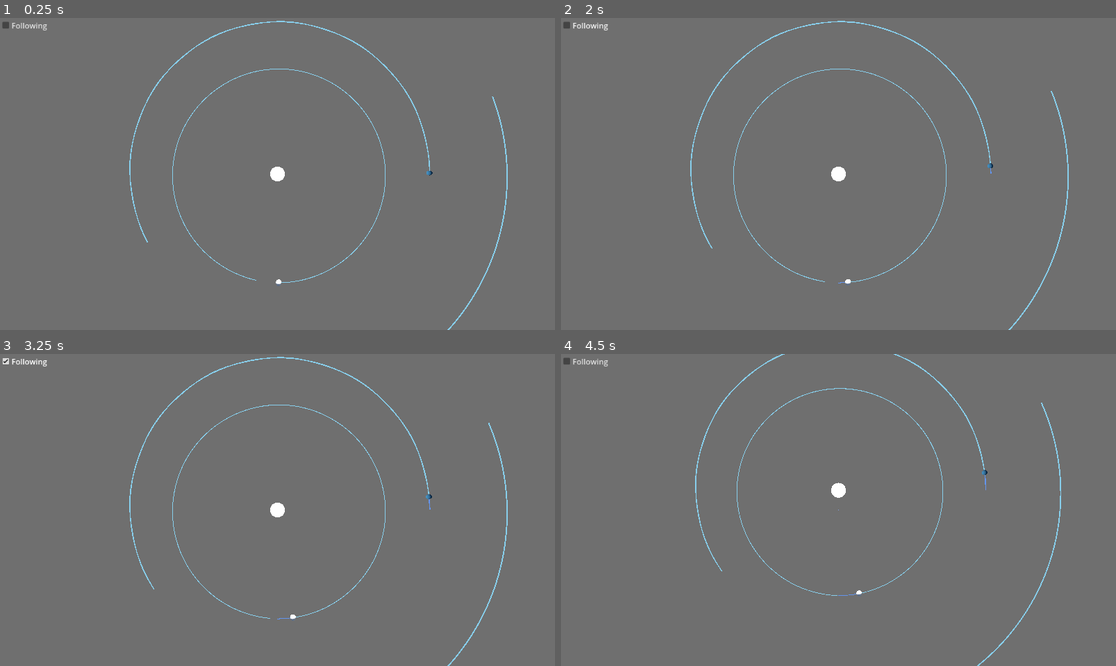
Above: before the commit, frames 1-4 (two rows, left to right).
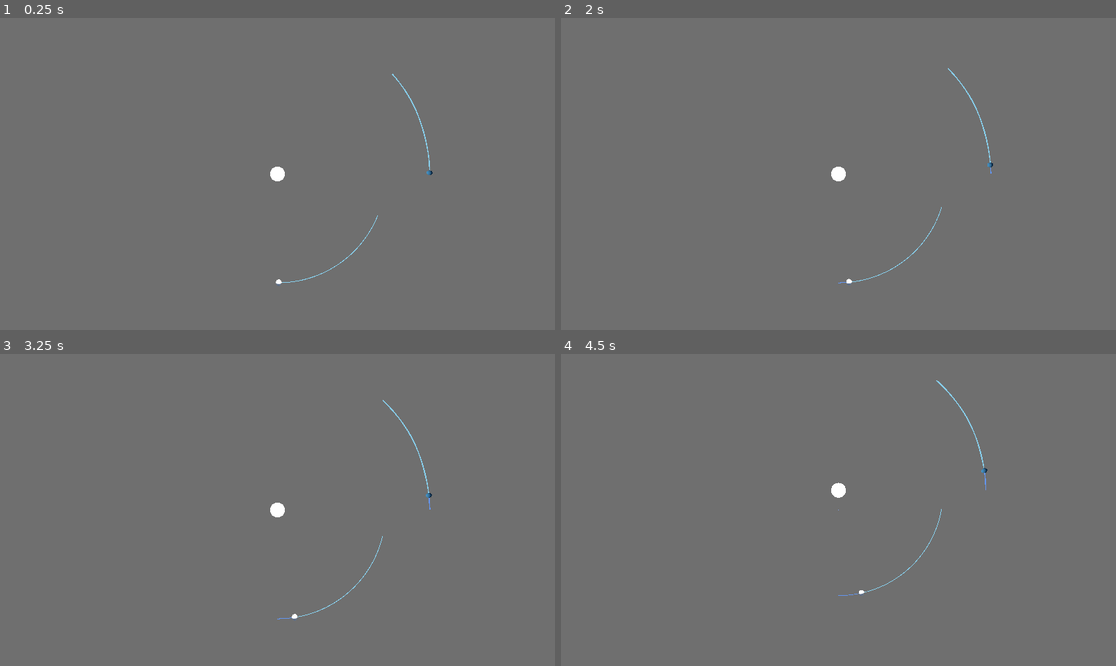
Above: after the commit, the same moments.

Repository: DarkLegend001/Space-Simulator
Game: Godot game, scene res://main/main.tscn
Two runs of this game, one before a commit and one after it. Both use one fixed random seed, a clock stepped at 60 frames per second and the inputs below. A sky picture missing from this copy of the repository is replaced by a grey-blue gradient.
Inputs (mouse positions are in pixels of both pictures, inside the frame that each line leads up to):
- Up to frame 1 (0.25 s): no input
- Up to frame 2 (2 s): click (583, 24) at 0.5 s, where only the run before the commit has a clickable "Following"; click (583, 24) at 1.25 s, where only the run before the commit has a clickable "Following"
- Up to frame 3 (3.25 s): click (22, 360) at 2 s, where only the run before the commit has a clickable "Following"; move the mouse to (399, 494) at 2.77 s; press the mouse at (399, 494) at 2.78 s
- Up to frame 4 (4.5 s): move the mouse to (727, 525) at 3.52 s; release the mouse at (727, 525) at 3.53 s; tap S (camera_back) at 3.6 s; click (727, 525) at 3.8 s; tap Enter at 4.25 s; move the mouse to (894, 441) at 4.27 s; hold Ctrl (camera_down) from 4.28 s (still down)

The runs differ from the first frame. In frame 1, 0.8% of the frame differs, in the area x 0-92%, y 0-100%; in frame 2, 0.8%; in frame 3, 0.8%; in frame 4, 0.7%.

Commit message:
create basic ui that mostly works

Diff:
--- a/controller/simulation_controller.gd
+++ b/controller/simulation_controller.gd
@@ -5,20 +5,20 @@
 var previous_paths: Array
 
 # timesteps per second
-@export var speed := 450
+@export var speed := 500
 # seconds of physics per timestep
 @export var timestep := 300
 
 # number of timesteps for each prediction
-@export var prediction_length := 500
+@export var prediction_length := 100
 # seconds of physics per predicted timestep
 @export var prediction_timestep := 36000
 # predictions per second
-@export var prediction_speed := 30
+@export var prediction_speed := 60
 # number of previous positions stored
-@export var num_prev_positions := 300
+@export var num_prev_positions := 200
 # number of times previous positions are stored per second
-@export var store_speed := 10
+@export var store_speed := 60
 
 
 var elapsed_update_time := 0.0
--- /dev/null
+++ b/main/gui.gd
@@ -0,0 +1,55 @@
+extends Control
+
+var selected_body
+var follow_body
+var previous_toggle
+
+# Called when the node enters the scene tree for the first time.
+func _ready() -> void:
+	selected_body = null
+	follow_body = null
+
+func _unhandled_input(event):
+	if event is InputEventMouseButton and Input.is_action_pressed("select_thing"):
+		var mouse_pos = get_viewport().get_mouse_position()
+		var found = false
+		for body in $"../CelestialBodies".get_children():
+			var planet_pos = $"../Camera3D".unproject_position(body.get_child(0).position)
+			if abs(mouse_pos.x - planet_pos.x) < 20 and abs(mouse_pos.y - planet_pos.y) < 20:
+				selected_body = body
+				$FollowButton.button_pressed = selected_body.get_child(0).following
+				found = true
+				break
+		if not found:
+			selected_body = null
+
+# Called every frame. 'delta' is the elapsed time since the previous frame.
+func _process(delta: float) -> void:
+	if selected_body == null:
+		visible = false
+	else:
+		visible = true
+		if previous_toggle != $FollowButton.button_pressed:
+			previous_toggle = $FollowButton.button_pressed
+			if $FollowButton.button_pressed:
+				for body in $"../CelestialBodies".get_children():
+					body.get_child(0).following = false
+				follow_body = selected_body
+				follow_body.get_child(0).following = true
+			else:
+				for body in $"../CelestialBodies".get_children():
+					body.get_child(0).following = false
+				follow_body = null
+
+		if selected_body == null:
+			$Name.text = ""
+			$Position.text = ""
+			$Velocity.text = ""
+		else:
+			$Name.text = selected_body.sim_body.name
+			if follow_body == null:
+				$Position.text = "Position: " + str(selected_body.sim_body.pos)
+				$Velocity.text = "Velocity: " + str(selected_body.sim_body.vel)
+			else:
+				$Position.text = "Position: " + str(selected_body.sim_body.pos - follow_body.sim_body.pos)
+				$Velocity.text = "Velocity: " + str(selected_body.sim_body.vel - follow_body.sim_body.vel)
--- a/main/main.tscn
+++ b/main/main.tscn
@@ -4,6 +4,7 @@
 [ext_resource type="Script" uid="uid://dsqs3xrlrrvy4" path="res://main/camera.gd" id="2_c651c"]
 [ext_resource type="Script" uid="uid://blhqjkxxbsqqh" path="res://controller/simulation_controller.gd" id="2_kfbq2"]
 [ext_resource type="Texture2D" uid="uid://t3dsj4mralpl" path="res://assets/starmap_background.exr" id="2_xwkvk"]
+[ext_resource type="Script" uid="uid://ccup6blnahs87" path="res://main/gui.gd" id="5_3wy1v"]
 
 [sub_resource type="PanoramaSkyMaterial" id="PanoramaSkyMaterial_c651c"]
 panorama = ExtResource("2_xwkvk")
@@ -45,13 +46,33 @@
 anchors_preset = 0
 offset_right = 40.0
 offset_bottom = 40.0
+script = ExtResource("5_3wy1v")
 
-[node name="CheckBox" type="CheckBox" parent="GUI" unique_id=357538395]
+[node name="FollowButton" type="CheckBox" parent="GUI" unique_id=357538395]
 clip_contents = true
 layout_mode = 0
-offset_right = 24.0
-offset_bottom = 24.0
+offset_right = 102.0
+offset_bottom = 31.0
 action_mode = 0
 text = "Following"
-alignment = 2
-icon_alignment = 2
+
+[node name="Name" type="Label" parent="GUI" unique_id=973065738]
+layout_mode = 0
+offset_left = 20.0
+offset_top = 30.0
+offset_right = 60.0
+offset_bottom = 53.0
+
+[node name="Position" type="Label" parent="GUI" unique_id=2039833713]
+layout_mode = 0
+offset_left = 20.0
+offset_top = 60.0
+offset_right = 60.0
+offset_bottom = 83.0
+
+[node name="Velocity" type="Label" parent="GUI" unique_id=1943205433]
+layout_mode = 0
+offset_left = 20.0
+offset_top = 90.0
+offset_right = 60.0
+offset_bottom = 113.0
--- a/project.godot
+++ b/project.godot
@@ -106,6 +106,11 @@
 "events": [Object(InputEventMouseButton,"resource_local_to_scene":false,"resource_name":"","device":-1,"window_id":0,"a …(253 unchanged characters)…
 ]
 }
+select_thing={
+"deadzone": 0.2,
+"events": [Object(InputEventMouseButton,"resource_local_to_scene":false,"resource_name":"","device":-1,"window_id":0,"alt_pressed":false,"shift_pressed":false,"ctrl_pressed":false,"meta_pressed":false,"button_mask":0,"position":Vector2(0, 0),"global_position":Vector2(0, 0),"factor":1.0,"button_index":1,"canceled":false,"pressed":false,"double_click":false,"script":null)
+]
+}
 
 [rendering]
 
Not shown, added: main/gui.gd.uid
